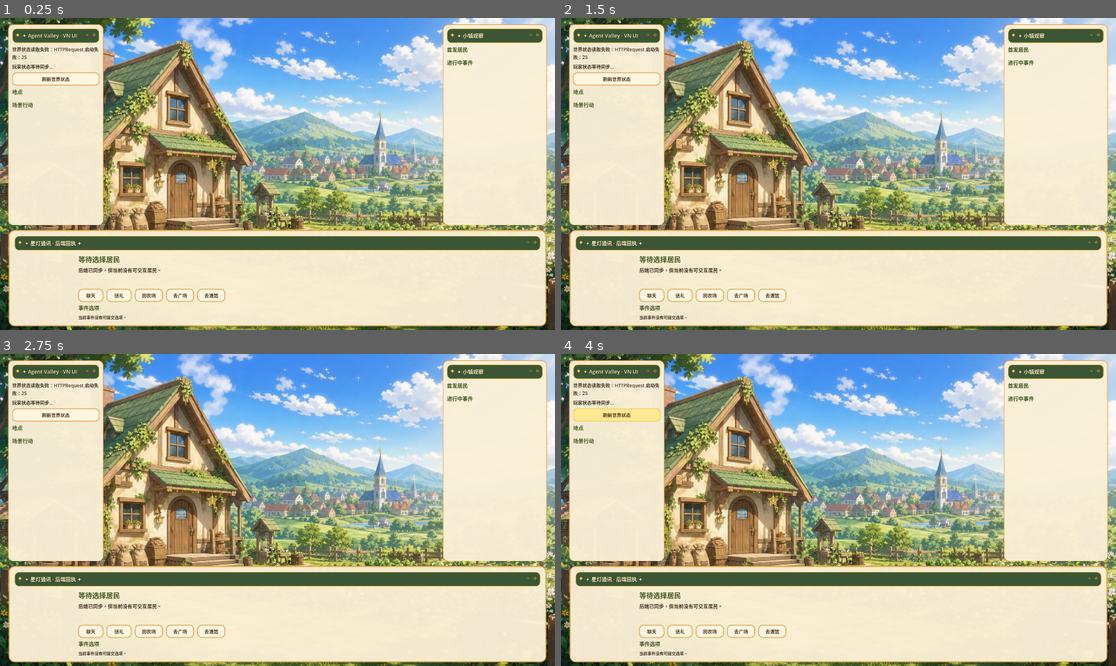
Above: before the commit, frames 1-4 (two rows, left to right).
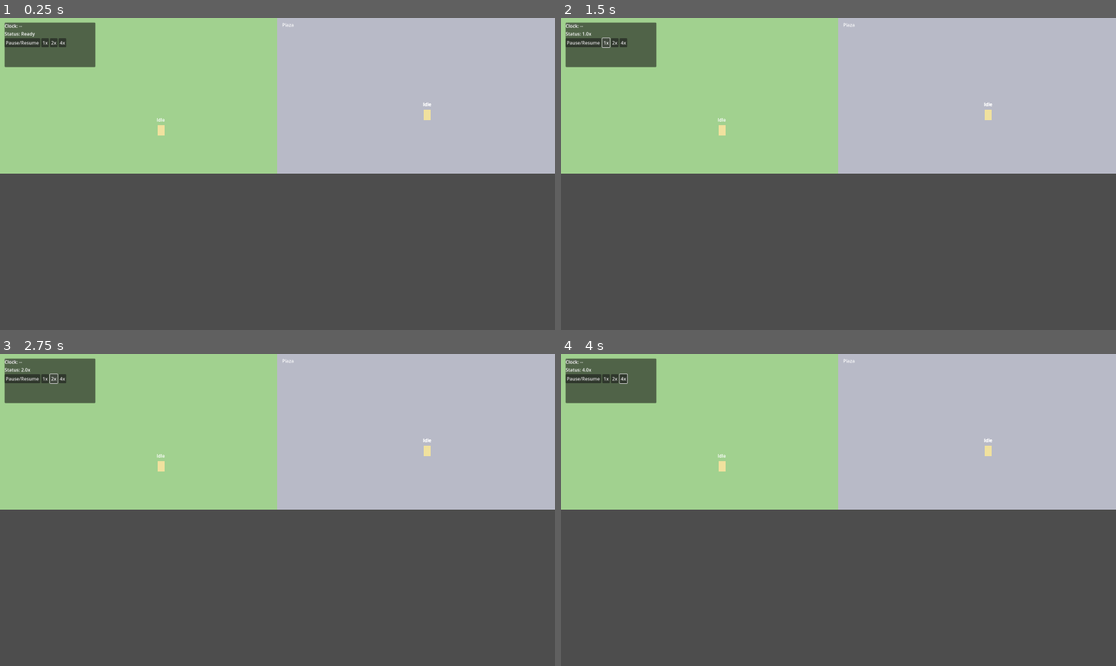
Above: after the commit, the same moments.

Repository: EMT5320/ai-agent-town
Game: Godot game, scene res://scenes/world_main.tscn
Same seed, same stepped clock (60 frames per second), same inputs: the game is played once before the commit and once after it. Before the commit the project starts from res://scenes/main.tscn.
Inputs (mouse positions are in pixels of both pictures, inside the frame that each line leads up to):
- Up to frame 1 (0.25 s): no input
- Up to frame 2 (1.5 s): click (583, 42) at 0.5 s, where only the run after the commit has a clickable "Pause/Resume"; click (605, 42) at 1.25 s, where only the run after the commit has a clickable "1x"
- Up to frame 3 (2.75 s): click (55, 378) at 2 s, where only the run after the commit has a clickable "2x"
- Up to frame 4 (4 s): click (622, 378) at 2.75 s, where only the run after the commit has a clickable "4x"; click (616, 416) at 3.5 s, where only the run before the commit has a clickable "刷新世界状态"

The runs differ from the first frame. In frame 1, 98% of the frame differs, in the area x 0-100%, y 0-100%; in frame 2, 98%; in frame 3, 98%; in frame 4, 98%.

Commit message:
feat: add tick-driven world scene

Diff:
--- a/clients/godot/project.godot
+++ b/clients/godot/project.godot
@@ -1,13 +1,17 @@
 ; Engine configuration file.
 ; 通过编辑器改动时，Godot 会自动维护本文件。
-
 config_version=5
 
 [application]
 
 config/name="Agent Valley"
-run/main_scene="res://scenes/main.tscn"
+run/main_scene="res://scenes/world_main.tscn"
 config/features=PackedStringArray("4.3", "GL Compatibility")
+
+[autoload]
+
+WorldClockService="*res://scripts/core/world_clock.gd"
+EventBusService="*res://scripts/core/event_bus.gd"
 
 [display]
 
--- /dev/null
+++ b/clients/godot/scenes/world_main.tscn
@@ -0,0 +1,17 @@
+[gd_scene load_steps=3 format=3]
+
+[ext_resource type="Script" path="res://scripts/world/town_map.gd" id="1_town_map"]
+[ext_resource type="Script" path="res://scripts/ui/hud.gd" id="2_hud"]
+
+[node name="WorldMain" type="Node2D"]
+script = ExtResource("1_town_map")
+
+[node name="StageLayer" type="Node2D" parent="."]
+
+[node name="NpcLayer" type="Node2D" parent="."]
+
+[node name="DebugLayer" type="Node2D" parent="."]
+
+[node name="Hud" type="CanvasLayer" parent="."]
+script = ExtResource("2_hud")
+layer = 10
--- a/clients/godot/scripts/api_client.gd
+++ b/clients/godot/scripts/api_client.gd
@@ -6,13 +6,21 @@
 
 
 func get_world_state() -> Dictionary:
-	# Godot 游戏客户端只读取后端权威状态。
+	# Godot 客户端只读取后端权威状态。
 	return await _request_json("GET", "/api/world/state", {})
 
 
 func post_player_action(action: Dictionary) -> Dictionary:
 	# 玩家动作统一进入后端，后端负责事件、关系、记忆和 Debug 记录。
 	return await _request_json("POST", "/api/player/action", action)
+
+
+func tick(delta_seconds: float, speed: float = 1.0) -> Dictionary:
+	# 世界时钟通过 tick 推进后端权威状态。
+	return await _request_json("POST", "/api/world/tick", {
+		"deltaSeconds": delta_seconds,
+		"speed": speed,
+	})
 
 
 func _ensure_http() -> void:
--- /dev/null
+++ b/clients/godot/scripts/core/event_bus.gd
@@ -0,0 +1,80 @@
+class_name EventBus
+extends Node
+
+signal tick_payload_received(payload: Dictionary)
+signal tick_events_received(events: Array)
+signal tick_clock_updated(clock: Dictionary)
+signal tick_agents_updated(agents: Array)
+signal event_received(event_type: String, event_payload: Dictionary)
+signal npc_motion_event(npc_id: String, event_type: String, event_payload: Dictionary)
+signal npc_action_event(npc_id: String, event_type: String, event_payload: Dictionary)
+
+
+func _ready() -> void:
+	# 自动消费 WorldClock 的 tick 回包事件。
+	var clock_node := _resolve_world_clock()
+	if clock_node == null:
+		return
+	if not clock_node.tick_received.is_connected(_on_world_clock_tick_received):
+		clock_node.tick_received.connect(_on_world_clock_tick_received)
+
+
+func _resolve_world_clock() -> WorldClock:
+	if has_node("/root/WorldClockService"):
+		return get_node("/root/WorldClockService") as WorldClock
+	return null
+
+
+func _on_world_clock_tick_received(payload: Dictionary) -> void:
+	tick_payload_received.emit(payload)
+
+	var clock = payload.get("clock", {})
+	if clock is Dictionary:
+		tick_clock_updated.emit(clock)
+
+	var agents = payload.get("agents", [])
+	if agents is Array:
+		tick_agents_updated.emit(agents)
+
+	var events = payload.get("events", [])
+	if not (events is Array):
+		return
+
+	tick_events_received.emit(events)
+	for item in events:
+		if not (item is Dictionary):
+			continue
+		_dispatch_event(item)
+
+
+func _dispatch_event(event_payload: Dictionary) -> void:
+	var event_type := str(event_payload.get("type", ""))
+	var event_data := _normalize_event_payload(event_payload, event_type)
+	event_received.emit(event_type, event_data)
+
+	var npc_id := str(event_data.get("npcId", ""))
+	if npc_id == "":
+		return
+
+	if event_type.begins_with("npc.move") or event_type == "npc.arrived":
+		npc_motion_event.emit(npc_id, event_type, event_data)
+		return
+
+	if event_type.begins_with("npc.action"):
+		npc_action_event.emit(npc_id, event_type, event_data)
+
+
+func _normalize_event_payload(event_payload: Dictionary, event_type: String) -> Dictionary:
+	# 后端 EventStore 会把业务字段放在 payload 下，Godot 场景只消费扁平事件。
+	var nested_payload = event_payload.get("payload", {})
+	var event_data: Dictionary = {}
+	if nested_payload is Dictionary:
+		event_data = nested_payload.duplicate(true)
+	else:
+		event_data = event_payload.duplicate(true)
+	event_data["type"] = event_type
+	if event_payload.has("id"):
+		event_data["eventId"] = event_payload["id"]
+	if event_payload.has("createdAt"):
+		event_data["createdAt"] = event_payload["createdAt"]
+	return event_data
--- /dev/null
+++ b/clients/godot/scripts/core/world_clock.gd
@@ -0,0 +1,89 @@
+class_name WorldClock
+extends Node
+
+signal tick_requested(delta_seconds: float, speed: float)
+signal tick_received(payload: Dictionary)
+signal tick_failed(error_message: String)
+signal paused_changed(is_paused: bool)
+signal speed_changed(new_speed: float)
+
+@export var tick_interval_seconds: float = 1.0
+@export var auto_start: bool = true
+@export var default_speed: float = 1.0
+
+var paused: bool = false
+var speed: float = 1.0
+var _tick_accumulator: float = 0.0
+var _tick_in_flight: bool = false
+var _api_client: ApiClient
+
+
+func _ready() -> void:
+	# 时钟节点自己持有 ApiClient，避免和旧 main.gd 绑定。
+	_api_client = ApiClient.new()
+	_api_client.name = "ClockApiClient"
+	add_child(_api_client)
+
+	speed = max(default_speed, 0.1)
+	paused = not auto_start
+	paused_changed.emit(paused)
+	speed_changed.emit(speed)
+
+
+func _process(delta: float) -> void:
+	if paused or _tick_in_flight:
+		return
+
+	_tick_accumulator += delta
+	if _tick_accumulator < tick_interval_seconds:
+		return
+
+	var step_count := int(floor(_tick_accumulator / tick_interval_seconds))
+	_tick_accumulator -= float(step_count) * tick_interval_seconds
+
+	var delta_seconds := float(step_count) * tick_interval_seconds
+	if delta_seconds <= 0.0:
+		return
+
+	_request_tick(delta_seconds)
+
+
+func set_paused(next_paused: bool) -> void:
+	paused = next_paused
+	paused_changed.emit(paused)
+
+
+func toggle_paused() -> void:
+	set_paused(not paused)
+
+
+func set_speed(next_speed: float) -> void:
+	speed = clamp(next_speed, 0.1, 8.0)
+	speed_changed.emit(speed)
+
+
+func request_tick_once(delta_seconds: float) -> void:
+	if delta_seconds <= 0.0:
+		return
+	_request_tick(delta_seconds)
+
+
+func _request_tick(delta_seconds: float) -> void:
+	if _tick_in_flight:
+		return
+
+	_tick_in_flight = true
+	tick_requested.emit(delta_seconds, speed)
+	var response := await _api_client.tick(delta_seconds, speed)
+	_tick_in_flight = false
+
+	if not bool(response.get("ok", false)):
+		tick_failed.emit(str(response.get("error", "tick 请求失败")))
+		return
+
+	var payload = response.get("data", {})
+	if payload is Dictionary:
+		tick_received.emit(payload)
+		return
+
+	tick_failed.emit("tick 响应不是字典")
--- /dev/null
+++ b/clients/godot/scripts/ui/hud.gd
@@ -0,0 +1,103 @@
+class_name WorldHud
+extends CanvasLayer
+
+var _clock_label: Label
+var _status_label: Label
+
+
+func _ready() -> void:
+	# 用最小控件展示世界时钟、暂停和倍速按钮。
+	var panel := PanelContainer.new()
+	panel.name = "HudPanel"
+	panel.offset_left = 16.0
+	panel.offset_top = 16.0
+	panel.offset_right = 330.0
+	panel.offset_bottom = 170.0
+	add_child(panel)
+
+	var root := VBoxContainer.new()
+	root.name = "HudVBox"
+	panel.add_child(root)
+
+	_clock_label = Label.new()
+	_clock_label.text = "Clock: --"
+	root.add_child(_clock_label)
+
+	_status_label = Label.new()
+	_status_label.text = "Status: Ready"
+	root.add_child(_status_label)
+
+	var speed_row := HBoxContainer.new()
+	root.add_child(speed_row)
+
+	var pause_btn := Button.new()
+	pause_btn.text = "Pause/Resume"
+	pause_btn.pressed.connect(_on_pause_pressed)
+	speed_row.add_child(pause_btn)
+
+	for speed_value in [1.0, 2.0, 4.0]:
+		var btn := Button.new()
+		btn.text = "%sx" % int(speed_value)
+		btn.pressed.connect(_on_speed_pressed.bind(speed_value))
+		speed_row.add_child(btn)
+
+	_connect_bus_signals()
+	_connect_clock_signals()
+
+
+func _connect_bus_signals() -> void:
+	if not has_node("/root/EventBusService"):
+		return
+	var event_bus := get_node("/root/EventBusService") as EventBus
+	if event_bus == null:
+		return
+	if not event_bus.tick_clock_updated.is_connected(_on_tick_clock_updated):
+		event_bus.tick_clock_updated.connect(_on_tick_clock_updated)
+
+
+func _connect_clock_signals() -> void:
+	if not has_node("/root/WorldClockService"):
+		return
+	var world_clock := get_node("/root/WorldClockService") as WorldClock
+	if world_clock == null:
+		return
+	if not world_clock.paused_changed.is_connected(_on_pause_changed):
+		world_clock.paused_changed.connect(_on_pause_changed)
+	if not world_clock.speed_changed.is_connected(_on_speed_changed):
+		world_clock.speed_changed.connect(_on_speed_changed)
+	if not world_clock.tick_failed.is_connected(_on_tick_failed):
+		world_clock.tick_failed.connect(_on_tick_failed)
+
+
+func _on_pause_pressed() -> void:
+	if has_node("/root/WorldClockService"):
+		var world_clock := get_node("/root/WorldClockService") as WorldClock
+		if world_clock != null:
+			world_clock.toggle_paused()
+
+
+func _on_speed_pressed(next_speed: float) -> void:
+	if has_node("/root/WorldClockService"):
+		var world_clock := get_node("/root/WorldClockService") as WorldClock
+		if world_clock != null:
+			world_clock.set_speed(next_speed)
+
+
+func _on_tick_clock_updated(clock: Dictionary) -> void:
+	var day := int(clock.get("day", 1))
+	var hour := int(clock.get("hour", 0))
+	var minute := int(clock.get("minute", 0))
+	var phase := str(clock.get("phase", "unknown"))
+	_clock_label.text = "Clock: Day %d %02d:%02d %s" % [day, hour, minute, phase]
+
+
+func _on_pause_changed(is_paused: bool) -> void:
+	_status_label.text = "Status: %s" % ("Paused" if is_paused else "Running")
+
+
+func _on_speed_changed(new_speed: float) -> void:
+	_status_label.text = "Status: %.1fx" % new_speed
+
+
+func _on_tick_failed(error_message: String) -> void:
+	_status_label.text = "Status: %s" % error_message
--- /dev/null
+++ b/clients/godot/scripts/world/npc_controller.gd
@@ -0,0 +1,164 @@
+class_name NpcController
+extends Node2D
+
+enum NpcState {
+	IDLE,
+	WALKING,
+	PERFORMING,
+}
+
+const MOVE_EPSILON := 2.0
+
+@export var npc_id: String = ""
+@export var move_speed_pixels: float = 120.0
+
+var current_state: NpcState = NpcState.IDLE
+var current_anchor_id: String = ""
+var target_anchor_id: String = ""
+var anchor_graph: Dictionary = {}
+var anchor_positions: Dictionary = {}
+var move_target: Vector2 = Vector2.ZERO
+
+var _sprite: ColorRect
+var _action_label: Label
+
+
+func _ready() -> void:
+	# 占位体直接用色块与动作标签，后续可替换成正式 sprite。
+	_sprite = ColorRect.new()
+	_sprite.name = "NpcBody"
+	_sprite.color = Color(0.94, 0.88, 0.62, 1.0)
+	_sprite.size = Vector2(24.0, 36.0)
+	_sprite.position = Vector2(-12.0, -18.0)
+	add_child(_sprite)
+
+	_action_label = Label.new()
+	_action_label.name = "ActionLabel"
+	_action_label.horizontal_alignment = HORIZONTAL_ALIGNMENT_CENTER
+	_action_label.vertical_alignment = VERTICAL_ALIGNMENT_CENTER
+	_action_label.position = Vector2(-48.0, -48.0)
+	_action_label.size = Vector2(96.0, 20.0)
+	_action_label.text = "Idle"
+	add_child(_action_label)
+
+
+func _process(delta: float) -> void:
+	if current_state != NpcState.WALKING:
+		return
+
+	var to_target := move_target - global_position
+	if to_target.length() <= MOVE_EPSILON:
+		global_position = move_target
+		_enter_state(NpcState.IDLE, "Idle")
+		return
+
+	var step: float = minf(to_target.length(), move_speed_pixels * delta)
+	global_position += to_target.normalized() * step
+
+
+func configure_anchor_graph(graph: Dictionary, positions: Dictionary) -> void:
+	# graph: {"anchor_a": ["anchor_b", ...]}，positions: {"anchor_a": Vector2(...)}。
+	anchor_graph = graph.duplicate(true)
+	anchor_positions = positions.duplicate(true)
+
+
+func apply_tick_event(event_payload: Dictionary) -> void:
+	var event_type := str(event_payload.get("type", ""))
+	if event_type == "npc.move_started":
+		_handle_move_started(event_payload)
+		return
+	if event_type == "npc.move_progress":
+		_handle_move_progress(event_payload)
+		return
+	if event_type == "npc.arrived":
+		_handle_arrived(event_payload)
+		return
+	if event_type == "npc.action_started":
+		_enter_state(NpcState.PERFORMING, _action_label_from_event(event_payload, "Doing"))
+		return
+	if event_type == "npc.action_completed":
+		_enter_state(NpcState.IDLE, "Idle")
+
+
+func set_anchor_position(anchor_id: String) -> void:
+	var point = anchor_positions.get(anchor_id, null)
+	if point is Vector2:
+		current_anchor_id = anchor_id
+		target_anchor_id = anchor_id
+		global_position = point
+
+
+func _handle_move_started(event_payload: Dictionary) -> void:
+	var from_anchor := str(event_payload.get("fromAnchorId", event_payload.get("from", "")))
+	var to_anchor := str(event_payload.get("toAnchorId", event_payload.get("to", "")))
+	if from_anchor != "" and current_anchor_id == "":
+		set_anchor_position(from_anchor)
+	if to_anchor == "":
+		return
+	_target_anchor_move(to_anchor)
+
+
+func _handle_move_progress(event_payload: Dictionary) -> void:
+	# 支持后端给定插值进度，也支持直接给位置。
+	var position_payload = event_payload.get("position", null)
+	if position_payload is Dictionary:
+		var x := float(position_payload.get("x", global_position.x))
+		var y := float(position_payload.get("y", global_position.y))
+		global_position = Vector2(x, y)
+		_enter_state(NpcState.WALKING, "Walking")
+		return
+
+	var progress := float(event_payload.get("progress", -1.0))
+	if progress < 0.0:
+		return
+
+	var from_anchor := str(event_payload.get("fromAnchorId", current_anchor_id))
+	var to_anchor := str(event_payload.get("toAnchorId", target_anchor_id))
+	var from_point = anchor_positions.get(from_anchor, null)
+	var to_point = anchor_positions.get(to_anchor, null)
+	if from_point is Vector2 and to_point is Vector2:
+		var from_vec: Vector2 = from_point
+		var to_vec: Vector2 = to_point
+		global_position = from_vec.lerp(to_vec, clamp(progress, 0.0, 1.0))
+		_enter_state(NpcState.WALKING, "Walking")
+
+
+func _handle_arrived(event_payload: Dictionary) -> void:
+	var arrived_anchor := str(event_payload.get("anchorId", event_payload.get("toAnchorId", target_anchor_id)))
+	if arrived_anchor != "":
+		set_anchor_position(arrived_anchor)
+	_enter_state(NpcState.IDLE, "Idle")
+
+
+func _target_anchor_move(anchor_id: String) -> void:
+	var target = anchor_positions.get(anchor_id, null)
+	if not (target is Vector2):
+		return
+	var next_target := target as Vector2
+
+	# 后端当前直接下发起点和终点，客户端先按权威事件直线插值。
+	target_anchor_id = anchor_id
+	move_target = next_target
+	_enter_state(NpcState.WALKING, "Walking")
+
+
+func _action_label_from_event(event_payload: Dictionary, fallback_text: String) -> String:
+	var action_name := str(event_payload.get("actionName", ""))
+	if action_name != "":
+		return action_name
+	var action_id := str(event_payload.get("actionId", ""))
+	if action_id != "":
+		return action_id
+	return fallback_text
+
+
+func _enter_state(next_state: NpcState, label_text: String) -> void:
+	current_state = next_state
+	_action_label.text = label_text
+	match current_state:
+		NpcState.IDLE:
+			_sprite.color = Color(0.94, 0.88, 0.62, 1.0)
+		NpcState.WALKING:
+			_sprite.color = Color(0.69, 0.86, 1.0, 1.0)
+		NpcState.PERFORMING:
+			_sprite.color = Color(0.79, 1.0, 0.72, 1.0)
--- /dev/null
+++ b/clients/godot/scripts/world/town_map.gd
@@ -0,0 +1,160 @@
+class_name TownMap
+extends Node2D
+
+const STAGE_WIDTH := 960.0
+const STAGE_HEIGHT := 540.0
+const STAGE_ORDER := ["farm", "plaza", "tavern"]
+const STAGE_ANCHORS := {
+	"farm": {
+		"farm_house_door": Vector2(0.26, 0.68),
+		"farm_field": Vector2(0.58, 0.72),
+	},
+	"plaza": {
+		"plaza_gate": Vector2(0.18, 0.76),
+		"plaza_fountain": Vector2(0.54, 0.62),
+		"market_stall": Vector2(0.72, 0.58),
+	},
+	"tavern": {
+		"tavern_door": Vector2(0.22, 0.74),
+		"tavern_stage": Vector2(0.62, 0.56),
+	},
+}
+const DEMO_SPAWN_ANCHORS := {
+	"mira": "tavern_door",
+	"tomas": "plaza_fountain",
+	"orren": "plaza_fountain",
+	"lena": "plaza_fountain",
+	"kai": "tavern_stage",
+	"bram": "farm_field",
+}
+
+@onready var stage_layer: Node2D = $StageLayer
+@onready var npc_layer: Node2D = $NpcLayer
+
+var _stage_origins: Dictionary = {}
+var _anchor_positions: Dictionary = {}
+var _anchor_graph: Dictionary = {}
+var _npc_nodes: Dictionary = {}
+
+
+func _ready() -> void:
+	# 三场景横向拼图占位骨架。
+	_build_stage_placeholders()
+	_build_anchor_graph()
+	_spawn_demo_npcs()
+	_connect_event_bus()
+
+
+func _build_stage_placeholders() -> void:
+	for i in range(STAGE_ORDER.size()):
+		var stage_id := str(STAGE_ORDER[i])
+		var origin := Vector2(float(i) * STAGE_WIDTH, 0.0)
+		_stage_origins[stage_id] = origin
+
+		var tile := ColorRect.new()
+		tile.name = "Stage_%s" % stage_id
+		tile.position = origin
+		tile.size = Vector2(STAGE_WIDTH, STAGE_HEIGHT)
+		tile.color = _stage_color(stage_id)
+		stage_layer.add_child(tile)
+
+		var title := Label.new()
+		title.name = "Title_%s" % stage_id
+		title.text = stage_id.capitalize()
+		title.position = origin + Vector2(16.0, 12.0)
+		stage_layer.add_child(title)
+
+
+func _build_anchor_graph() -> void:
+	for stage_item in STAGE_ORDER:
+		var stage_id := str(stage_item)
+		var origin: Vector2 = _stage_origins.get(stage_id, Vector2.ZERO)
+		var stage_anchors: Dictionary = STAGE_ANCHORS.get(stage_id, {})
+		for anchor_key in stage_anchors.keys():
+			var anchor_id := str(anchor_key)
+			var ratio := stage_anchors[anchor_id] as Vector2
+			_anchor_positions[anchor_id] = origin + Vector2(ratio.x * STAGE_WIDTH, ratio.y * STAGE_HEIGHT)
+
+	for stage_item in STAGE_ORDER:
+		var stage_id := str(stage_item)
+		var stage_anchor_ids: Array = _anchor_ids_for_stage(stage_id)
+		for anchor_key in stage_anchor_ids:
+			var anchor_id := str(anchor_key)
+			var linked_ids: Array = []
+			for other_anchor_key in stage_anchor_ids:
+				var other_anchor_id := str(other_anchor_key)
+				if other_anchor_id != anchor_id:
+					linked_ids.append(other_anchor_id)
+			_anchor_graph[anchor_id] = linked_ids
+
+	# 场景之间只连接边缘锚点，形成横向可达图。
+	_anchor_graph["farm_house_door"].append("plaza_gate")
+	_anchor_graph["plaza_gate"].append("farm_house_door")
+	_anchor_graph["market_stall"].append("tavern_door")
+	_anchor_graph["tavern_door"].append("market_stall")
+
+
+func _spawn_demo_npcs() -> void:
+	for npc_key in DEMO_SPAWN_ANCHORS.keys():
+		var npc_id := str(npc_key)
+		var node := _ensure_npc_controller(npc_id)
+		node.set_anchor_position(str(DEMO_SPAWN_ANCHORS[npc_id]))
+
+
+func _connect_event_bus() -> void:
+	var event_bus := _get_event_bus()
+	if event_bus == null:
+		return
+	if not event_bus.npc_motion_event.is_connected(_on_npc_motion_event):
+		event_bus.npc_motion_event.connect(_on_npc_motion_event)
+	if not event_bus.npc_action_event.is_connected(_on_npc_action_event):
+		event_bus.npc_action_event.connect(_on_npc_action_event)
+
+
+func _on_npc_motion_event(npc_id: String, _event_type: String, event_payload: Dictionary) -> void:
+	var node := _ensure_npc_controller(npc_id)
+	node.apply_tick_event(event_payload)
+
+
+func _on_npc_action_event(npc_id: String, _event_type: String, event_payload: Dictionary) -> void:
+	var node := _ensure_npc_controller(npc_id)
+	node.apply_tick_event(event_payload)
+
+
+func _ensure_npc_controller(npc_id: String) -> NpcController:
+	if _npc_nodes.has(npc_id):
+		return _npc_nodes[npc_id] as NpcController
+
+	var controller := NpcController.new()
+	controller.name = "Npc_%s" % npc_id
+	controller.npc_id = npc_id
+	controller.configure_anchor_graph(_anchor_graph, _anchor_positions)
+	npc_layer.add_child(controller)
+	_npc_nodes[npc_id] = controller
+	return controller
+
+
+func _get_event_bus() -> EventBus:
+	if has_node("/root/EventBusService"):
+		return get_node("/root/EventBusService") as EventBus
+	return null
+
+
+func _anchor_ids_for_stage(stage_id: String) -> Array:
+	var stage_anchors: Dictionary = STAGE_ANCHORS.get(stage_id, {})
+	var ids: Array = []
+	for anchor_key in stage_anchors.keys():
+		ids.append(str(anchor_key))
+	return ids
+
+
+func _stage_color(stage_id: String) -> Color:
+	match stage_id:
+		"farm":
+			return Color(0.63, 0.82, 0.56, 1.0)
+		"plaza":
+			return Color(0.72, 0.73, 0.78, 1.0)
+		"tavern":
+			return Color(0.64, 0.56, 0.52, 1.0)
+		_:
+			return Color(0.25, 0.25, 0.25, 1.0)
Not shown, added: clients/godot/scripts/core/event_bus.gd.uid
Not shown, added: clients/godot/scripts/core/world_clock.gd.uid
Not shown, added: clients/godot/scripts/ui/hud.gd.uid
Not shown, added: clients/godot/scripts/world/npc_controller.gd.uid
Not shown, added: clients/godot/scripts/world/town_map.gd.uid
Not shown, changed: docs/agent_context.md
Not shown, changed: docs/current_status.md
Not shown, changed: docs/goal_board.md
Not shown, changed: package.json
Not shown, changed: scripts/open_godot_project.ps1
